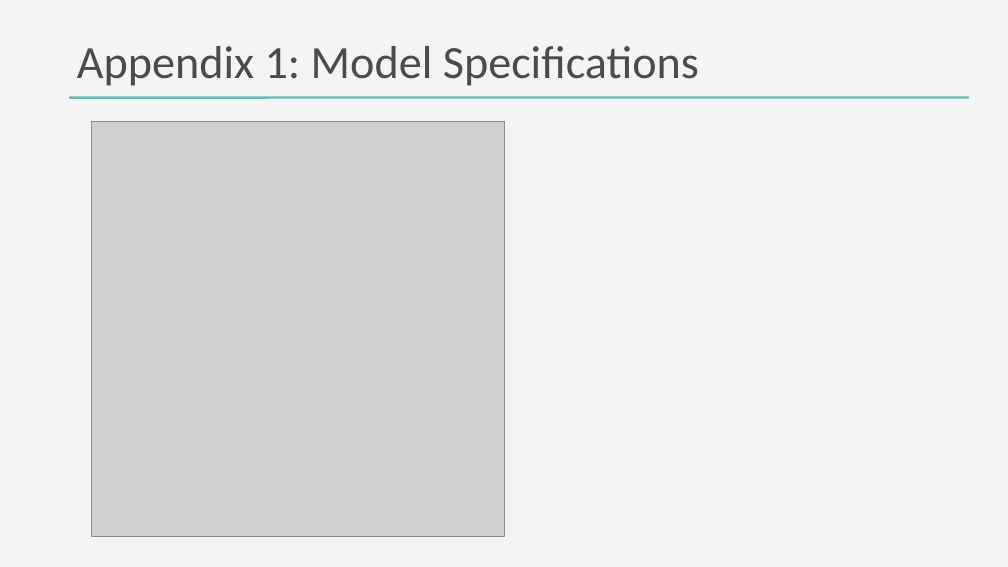
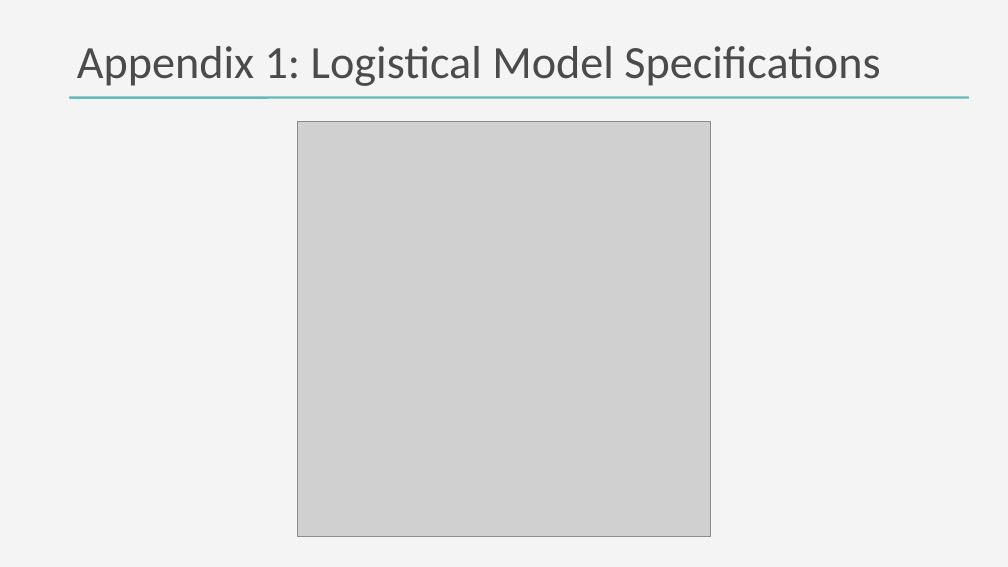
Before and after one commit to DanteHaywood/cfc_ds_screen, a slide deck: slide 21 of doc/2020_11_25_cfc_ds_technical_screen_haywood.pptx (slide 19 before the commit). Drawn at 1008x567 pixels with LibreOffice and Linux fonts; fonts in the diff are those of the drawing; grey boxes stand for pictures. Boxes give left, top, right and bottom in pixels: in the first picture for what was removed or moved away, otherwise in the second. Text is boxed around its words. In the diff, an @@ line names an element or a change of style, - is before the commit and + after.

```diff
--- a/doc/2020_11_25_cfc_ds_technical_screen_haywood.pptx
+++ b/doc/2020_11_25_cfc_ds_technical_screen_haywood.pptx
@@ title at (77, 46, 880, 86): text changed @@
-Appendix 1: Model Specifications
+Appendix 1: Logistical Model Specifications
@@ picture: place and size @@
-picture at (91, 121, 504, 537)
+picture at (298, 121, 711, 537)
```
Also in this commit, not shown: 9 other slides changed, 3 slides added, 1 slide removed, 6 other files.
